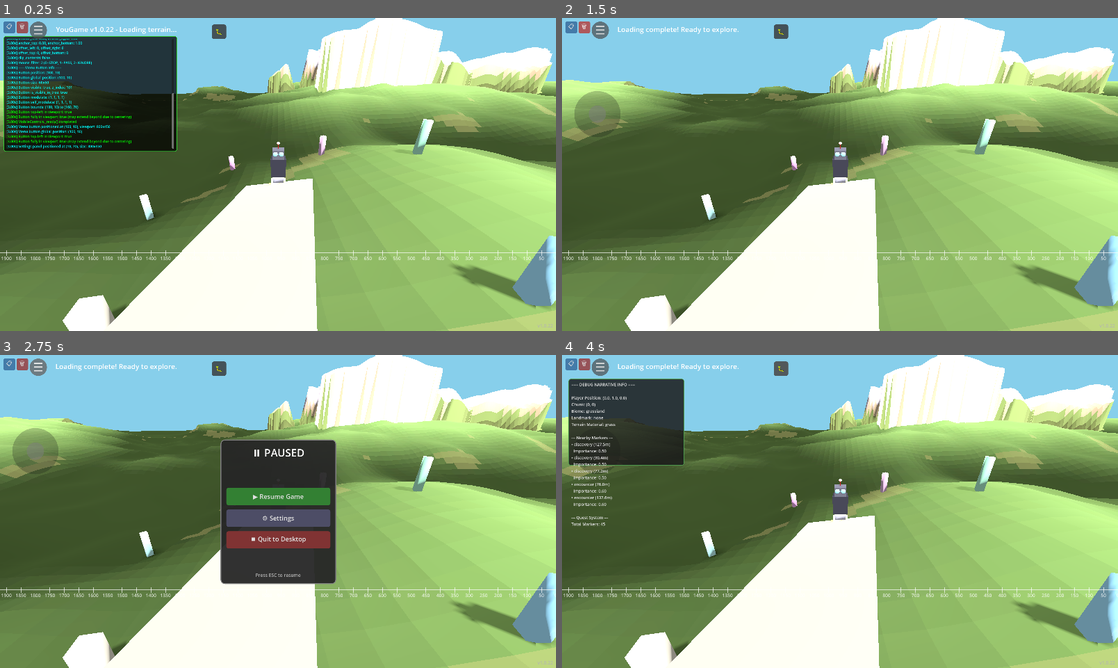
Above: before the commit, frames 1-4 (two rows, left to right).
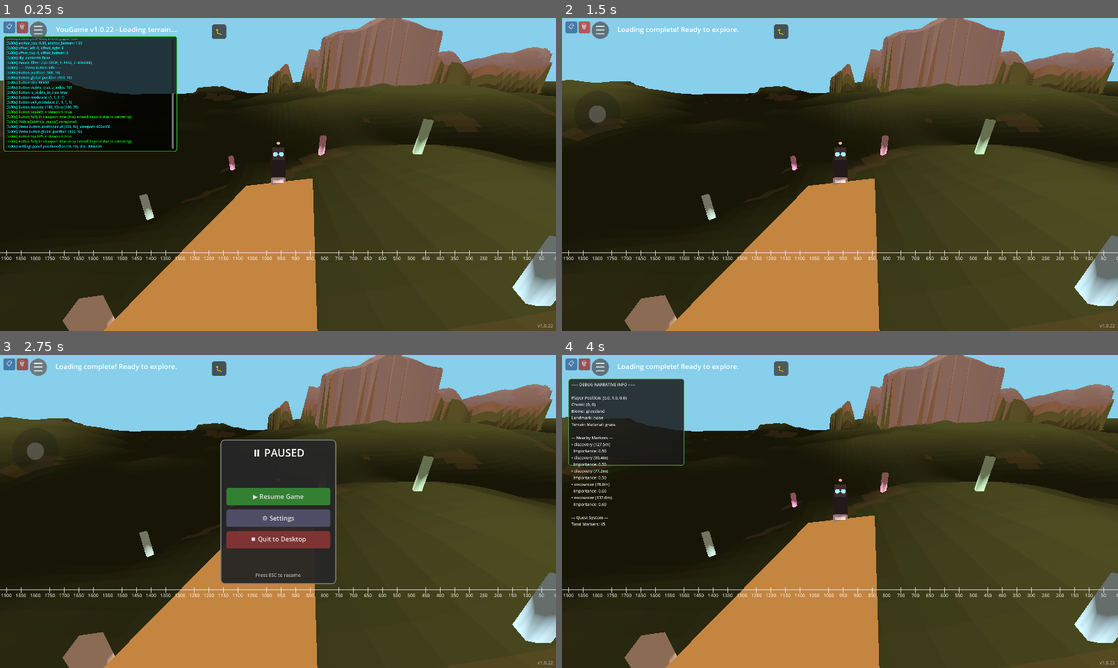
Above: after the commit, the same moments.

Repository: felix-dieterle/YouGame_godot4_public
Game: Godot game, scene res://scenes/main.tscn
The game is run twice, just before and just after one commit, with the same random seed, the same clock (stepped at 60 frames per second) and the same inputs.
Inputs:
- Up to frame 1 (0.25 s): no input
- Up to frame 2 (1.5 s): click "📋" at 0.5 s; click "🗑" at 1.25 s
- Up to frame 3 (2.75 s): click "☰" at 2 s
- Up to frame 4 (4 s): click "▶ Resume Game" at 2.75 s; click "🐛" at 3.5 s

The runs differ from the first frame. In frame 1, 80% of the frame differs, in the area x 0-100%, y 0-100%; in frame 2, 85%; in frame 3, 75%; in frame 4, 82%.

Commit message:
Add day/night cycle system with sleep lockout and UI
Co-authored-by: felix-dieterle <1490062+felix-dieterle@users.noreply.github.com>

Diff:
--- a/scenes/main.tscn
+++ b/scenes/main.tscn
@@ -7,6 +7,7 @@
 [ext_resource type="Script" path="res://scripts/ui_manager.gd" id="5_ui"]
 [ext_resource type="Script" path="res://scripts/mobile_controls.gd" id="6_mobile"]
 [ext_resource type="Script" path="res://scripts/debug_narrative_ui.gd" id="7_debug_narrative"]
+[ext_resource type="Script" path="res://scripts/day_night_cycle.gd" id="8_day_night"]
 [ext_resource type="Script" path="res://scripts/weather_system.gd" id="9_weather"]
 [ext_resource type="Script" path="res://scripts/pause_menu.gd" id="10_pause"]
 [ext_resource type="Script" path="res://scripts/ruler_overlay.gd" id="11_ruler"]
@@ -25,7 +26,7 @@
 [node name="WorldEnvironment" type="WorldEnvironment" parent="." groups=["WorldEnvironment"]]
 environment = SubResource("Environment_1")
 
-[node name="DirectionalLight3D" type="DirectionalLight3D" parent="."]
+[node name="DirectionalLight3D" type="DirectionalLight3D" parent="." groups=["DirectionalLight3D"]]
 transform = Transform3D(0.866025, -0.433013, 0.25, 0, 0.5, 0.866025, -0.5, -0.75, 0.433013, 0, 50, 0)
 light_energy = 1.2
 shadow_enabled = true
@@ -44,6 +45,9 @@
 
 [node name="WeatherSystem" type="Node3D" parent="."]
 script = ExtResource("9_weather")
+
+[node name="DayNightCycle" type="Node3D" parent="."]
+script = ExtResource("8_day_night")
 
 [node name="DebugVisualization" type="Node3D" parent="."]
 script = ExtResource("2_3h7j5")
--- /dev/null
+++ b/scripts/day_night_cycle.gd
@@ -0,0 +1,262 @@
+extends Node3D
+class_name DayNightCycle
+
+# Day/night cycle configuration
+const DAY_CYCLE_DURATION: float = 30.0 * 60.0  # 30 minutes in seconds
+const SUNRISE_DURATION: float = 60.0  # 1 minute sunrise animation
+const SUNSET_DURATION: float = 60.0  # 1 minute sunset animation
+const SLEEP_LOCKOUT_DURATION: float = 4.0 * 60.0 * 60.0  # 4 hours in seconds
+const WARNING_TIME_2MIN: float = 2.0 * 60.0  # 2 minutes before sunset
+const WARNING_TIME_1MIN: float = 1.0 * 60.0  # 1 minute before sunset
+
+# Time tracking
+var current_time: float = 0.0  # Current time in the day cycle (0 to DAY_CYCLE_DURATION)
+var is_night: bool = false
+var is_locked_out: bool = false
+var lockout_end_time: float = 0.0  # Unix timestamp when lockout ends
+
+# Warning states
+var warning_2min_shown: bool = false
+var warning_1min_shown: bool = false
+
+# Animation states
+var is_animating_sunrise: bool = false
+var sunrise_animation_time: float = 0.0
+var is_animating_sunset: bool = false
+var sunset_animation_time: float = 0.0
+
+# References
+var directional_light: DirectionalLight3D
+var world_environment: WorldEnvironment
+var ui_manager: Node
+var player: Node3D
+
+# Save file path
+const SAVE_FILE_PATH: String = "user://day_night_save.cfg"
+
+func _ready():
+	# Find references
+	directional_light = get_tree().get_first_node_in_group("DirectionalLight3D")
+	if not directional_light:
+		directional_light = get_parent().get_node_or_null("DirectionalLight3D")
+
+	world_environment = get_tree().get_first_node_in_group("WorldEnvironment")
+	if not world_environment:
+		world_environment = get_parent().get_node_or_null("WorldEnvironment")
+
+	ui_manager = get_parent().get_node_or_null("UIManager")
+	player = get_tree().get_first_node_in_group("Player")
+	if not player:
+		player = get_parent().get_node_or_null("Player")
+
+	# Load saved state
+	_load_state()
+
+	# Check if we need to show sunrise animation
+	if is_locked_out:
+		var current_unix_time = Time.get_unix_time_from_system()
+		if current_unix_time >= lockout_end_time:
+			# Lockout has expired, show sunrise animation
+			is_locked_out = false
+			is_animating_sunrise = true
+			sunrise_animation_time = 0.0
+			current_time = 0.0  # Start of new day
+			_disable_player_input()
+		else:
+			# Still in lockout, show night screen
+			is_night = true
+			_show_night_screen()
+			_set_night_lighting()
+	else:
+		# Normal day start
+		_update_lighting()
+
+func _process(delta):
+	# Handle lockout check
+	if is_locked_out and not is_night:
+		var current_unix_time = Time.get_unix_time_from_system()
+		if current_unix_time >= lockout_end_time:
+			# Time to wake up, show sunrise
+			is_locked_out = false
+			is_animating_sunrise = true
+			sunrise_animation_time = 0.0
+			current_time = 0.0
+			_disable_player_input()
+			_hide_night_screen()
+		return
+
+	# Handle sunrise animation
+	if is_animating_sunrise:
+		sunrise_animation_time += delta
+		var progress = sunrise_animation_time / SUNRISE_DURATION
+
+		if progress >= 1.0:
+			# Sunrise complete
+			is_animating_sunrise = false
+			sunrise_animation_time = 0.0
+			_enable_player_input()
+		else:
+			_animate_sunrise(progress)
+		return
+
+	# Handle sunset animation
+	if is_animating_sunset:
+		sunset_animation_time += delta
+		var progress = sunset_animation_time / SUNSET_DURATION
+
+		if progress >= 1.0:
+			# Sunset complete, enter night
+			is_animating_sunset = false
+			sunset_animation_time = 0.0
+			is_night = true
+			is_locked_out = true
+			lockout_end_time = Time.get_unix_time_from_system() + SLEEP_LOCKOUT_DURATION
+			_save_state()
+			_show_night_screen()
+			_set_night_lighting()
+			_disable_player_input()
+		else:
+			_animate_sunset(progress)
+		return
+
+	# Normal day progression
+	if not is_night:
+		current_time += delta
+
+		# Check for warnings
+		var time_until_sunset = DAY_CYCLE_DURATION - current_time
+
+		if time_until_sunset <= WARNING_TIME_2MIN and not warning_2min_shown:
+			warning_2min_shown = true
+			_show_warning("2 minutes until sunset! Find a place to sleep.")
+
+		if time_until_sunset <= WARNING_TIME_1MIN and not warning_1min_shown:
+			warning_1min_shown = true
+			_show_warning("1 minute until sunset! Find a place to sleep NOW!")
+
+		# Check if sunset should start
+		if current_time >= DAY_CYCLE_DURATION:
+			is_animating_sunset = true
+			sunset_animation_time = 0.0
+			warning_2min_shown = false
+			warning_1min_shown = false
+		else:
+			_update_lighting()
+
+func _update_lighting():
+	if not directional_light:
+		return
+
+	# Calculate sun angle based on current time
+	# 0 = sunrise, DAY_CYCLE_DURATION/2 = noon, DAY_CYCLE_DURATION = sunset
+	var time_ratio = current_time / DAY_CYCLE_DURATION
+
+	# Sun moves from east (-90°) to west (90°) over the course of the day
+	# At noon, sun is directly overhead (0°)
+	var sun_angle = lerp(-90.0, 90.0, time_ratio)
+
+	# Apply rotation to directional light
+	# Rotate around X axis for sun elevation
+	directional_light.rotation_degrees.x = -sun_angle
+
+	# Adjust light intensity based on time of day
+	# Brightest at noon, dimmer at sunrise/sunset
+	var intensity_curve = 1.0 - abs(time_ratio - 0.5) * 2.0  # 0 at edges, 1 at center
+	directional_light.light_energy = lerp(0.6, 1.5, intensity_curve)
+
+	# Adjust ambient light color
+	if world_environment and world_environment.environment:
+		var env = world_environment.environment
+		var color_warmth = lerp(0.2, 0.0, intensity_curve)  # More orange at sunrise/sunset
+		env.ambient_light_color = Color(1.0, 1.0 - color_warmth, 1.0 - color_warmth * 1.5)
+
+func _animate_sunrise(progress: float):
+	if not directional_light:
+		return
+
+	# Animate from night (below horizon) to day (above horizon)
+	var sun_angle = lerp(-120.0, -30.0, progress)  # Start below horizon, rise to morning position
+	directional_light.rotation_degrees.x = -sun_angle
+
+	# Fade in light
+	directional_light.light_energy = lerp(0.0, 0.8, progress)
+
+	# Adjust colors - start with warm sunrise colors
+	if world_environment and world_environment.environment:
+		var env = world_environment.environment
+		var warmth = lerp(0.4, 0.1, progress)
+		env.ambient_light_color = Color(1.0, 1.0 - warmth, 1.0 - warmth * 1.5)
+
+func _animate_sunset(progress: float):
+	if not directional_light:
+		return
+
+	# Animate from day to night (sun going below horizon)
+	var sun_angle = lerp(30.0, 120.0, progress)  # Descend below horizon
+	directional_light.rotation_degrees.x = -sun_angle
+
+	# Fade out light
+	directional_light.light_energy = lerp(0.8, 0.0, progress)
+
+	# Adjust colors - warm sunset colors
+	if world_environment and world_environment.environment:
+		var env = world_environment.environment
+		var warmth = lerp(0.1, 0.5, progress * 0.7)  # Get warmer during sunset
+		env.ambient_light_color = Color(1.0, 1.0 - warmth, 1.0 - warmth * 1.5)
+
+func _set_night_lighting():
+	if not directional_light:
+		return
+
+	# Set sun below horizon
+	directional_light.rotation_degrees.x = 120.0
+	directional_light.light_energy = 0.0
+
+	# Dark blue ambient light for night
+	if world_environment and world_environment.environment:
+		var env = world_environment.environment
+		env.ambient_light_color = Color(0.1, 0.1, 0.2)
+
+func _show_warning(message: String):
+	if ui_manager and ui_manager.has_method("show_message"):
+		ui_manager.show_message(message, 5.0)
+
+func _show_night_screen():
+	if ui_manager and ui_manager.has_method("show_night_overlay"):
+		ui_manager.show_night_overlay(lockout_end_time)
+
+func _hide_night_screen():
+	if ui_manager and ui_manager.has_method("hide_night_overlay"):
+		ui_manager.hide_night_overlay()
+
+func _disable_player_input():
+	if player and player.has_method("set_input_enabled"):
+		player.set_input_enabled(false)
+
+func _enable_player_input():
+	if player and player.has_method("set_input_enabled"):
+		player.set_input_enabled(true)
+
+func _save_state():
+	var config = ConfigFile.new()
+	config.set_value("day_night", "is_locked_out", is_locked_out)
+	config.set_value("day_night", "lockout_end_time", lockout_end_time)
+	config.set_value("day_night", "current_time", current_time)
+
+	var error = config.save(SAVE_FILE_PATH)
+	if error != OK:
+		push_warning("Failed to save day/night state: " + str(error))
+
+func _load_state():
+	var config = ConfigFile.new()
+	var error = config.load(SAVE_FILE_PATH)
+
+	if error == OK:
+		is_locked_out = config.get_value("day_night", "is_locked_out", false)
+		lockout_end_time = config.get_value("day_night", "lockout_end_time", 0.0)
+		current_time = config.get_value("day_night", "current_time", 0.0)
+	else:
+		# No save file or error loading, use defaults
+		is_locked_out = false
+		lockout_end_time = 0.0
+		current_time = 0.0
--- a/scripts/player.gd
+++ b/scripts/player.gd
@@ -39,6 +39,9 @@
 # Robot body parts for visibility toggle
 var robot_parts: Array[Node3D] = []
 
+# Input control
+var input_enabled: bool = true
+
 func _ready():
     # Add to Player group so other systems can find this node
     add_to_group("Player")
@@ -65,6 +68,10 @@
     _create_robot_body()
 
 func _physics_process(delta):
+    # Check if input is disabled (e.g., during night)
+    if not input_enabled:
+        return
+
     # Get input - support both keyboard and mobile controls
     var input_dir = Vector2.ZERO
 
@@ -376,3 +383,6 @@
         var sample = (tone + noise_val) * envelope * 0.3
 
         playback.push_frame(Vector2(sample, sample))
+
+func set_input_enabled(enabled: bool):
+    input_enabled = enabled
--- a/scripts/ui_manager.gd
+++ b/scripts/ui_manager.gd
@@ -5,10 +5,14 @@
 var status_label: Label
 var chunk_info_label: Label
 var version_label: Label
+var night_overlay: ColorRect
+var night_label: Label
+var countdown_timer: Timer
 
 # State
 var initial_loading_complete: bool = false
 var chunks_loaded: int = 0
+var night_lockout_end_time: float = 0.0
 
 # Timers for managing async operations
 var status_timer: Timer
@@ -75,6 +79,37 @@
     chunk_timer.timeout.connect(_on_chunk_timer_timeout)
     add_child(chunk_timer)
 
+    # Create night overlay (initially hidden)
+    night_overlay = ColorRect.new()
+    night_overlay.anchor_right = 1.0
+    night_overlay.anchor_bottom = 1.0
+    night_overlay.color = Color(0.0, 0.0, 0.1, 0.9)  # Very dark blue
+    night_overlay.z_index = 200  # Above everything else
+    night_overlay.visible = false
+    add_child(night_overlay)
+
+    # Create night label
+    night_label = Label.new()
+    night_label.anchor_left = 0.5
+    night_label.anchor_top = 0.5
+    night_label.anchor_right = 0.5
+    night_label.anchor_bottom = 0.5
+    night_label.offset_left = -300
+    night_label.offset_top = -100
+    night_label.offset_right = 300
+    night_label.offset_bottom = 100
+    night_label.horizontal_alignment = HORIZONTAL_ALIGNMENT_CENTER
+    night_label.vertical_alignment = VERTICAL_ALIGNMENT_CENTER
+    night_label.add_theme_font_size_override("font_size", 36)
+    night_label.add_theme_color_override("font_color", Color(0.9, 0.9, 1.0))
+    night_overlay.add_child(night_label)
+
+    # Create countdown timer for night screen
+    countdown_timer = Timer.new()
+    countdown_timer.wait_time = 1.0
+    countdown_timer.timeout.connect(_on_countdown_timer_timeout)
+    add_child(countdown_timer)
+
     # Show initial loading message with version
     show_message("YouGame v" + game_version + " - Loading terrain...", 0)
 
@@ -109,3 +144,32 @@
     if not initial_loading_complete:
         initial_loading_complete = true
         show_message("Loading complete! Ready to explore.", 4.0)
+
+func show_night_overlay(lockout_end_time: float):
+    night_lockout_end_time = lockout_end_time
+    night_overlay.visible = true
+    _update_night_countdown()
+    countdown_timer.start()
+
+func hide_night_overlay():
+    night_overlay.visible = false
+    countdown_timer.stop()
+
+func _on_countdown_timer_timeout():
+    _update_night_countdown()
+
+func _update_night_countdown():
+    if not night_overlay.visible:
+        return
+
+    var current_time = Time.get_unix_time_from_system()
+    var time_remaining = night_lockout_end_time - current_time
+
+    if time_remaining <= 0:
+        night_label.text = "Waking up..."
+    else:
+        var hours = int(time_remaining / 3600)
+        var minutes = int((time_remaining - hours * 3600) / 60)
+        var seconds = int(time_remaining - hours * 3600 - minutes * 60)
+
+        night_label.text = "Sleeping...\n\nYou cannot play for:\n%02d:%02d:%02d" % [hours, minutes, seconds]
Not shown: 1 places in scenes/main.tscn that only renumber resources
